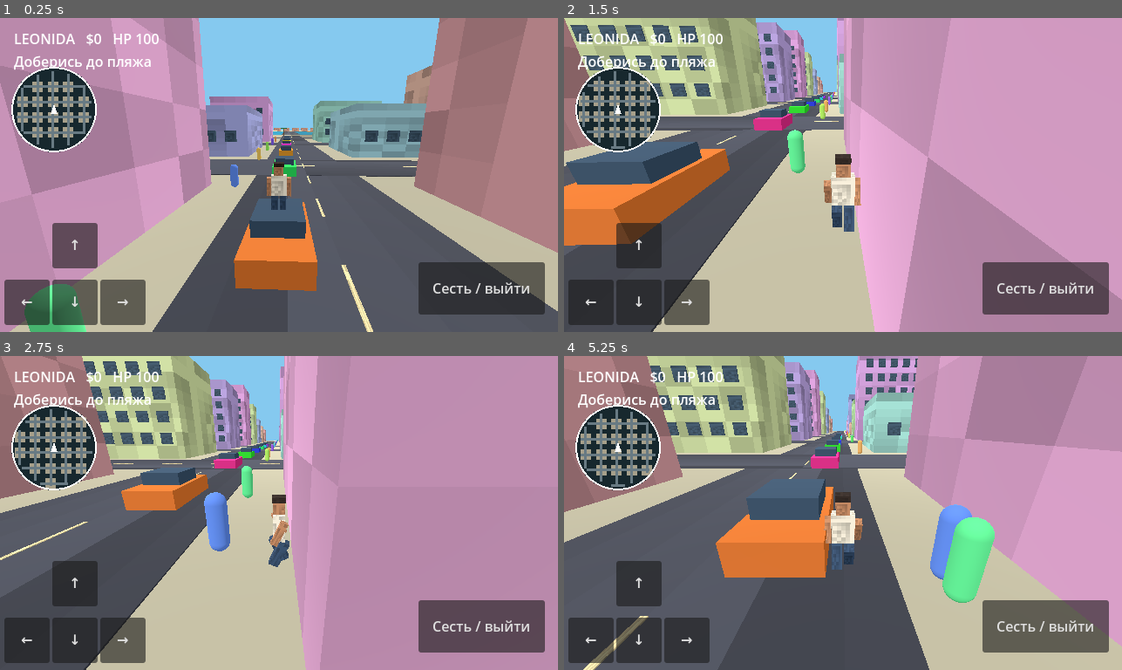
Above: before the commit, frames 1-4 (two rows, left to right).
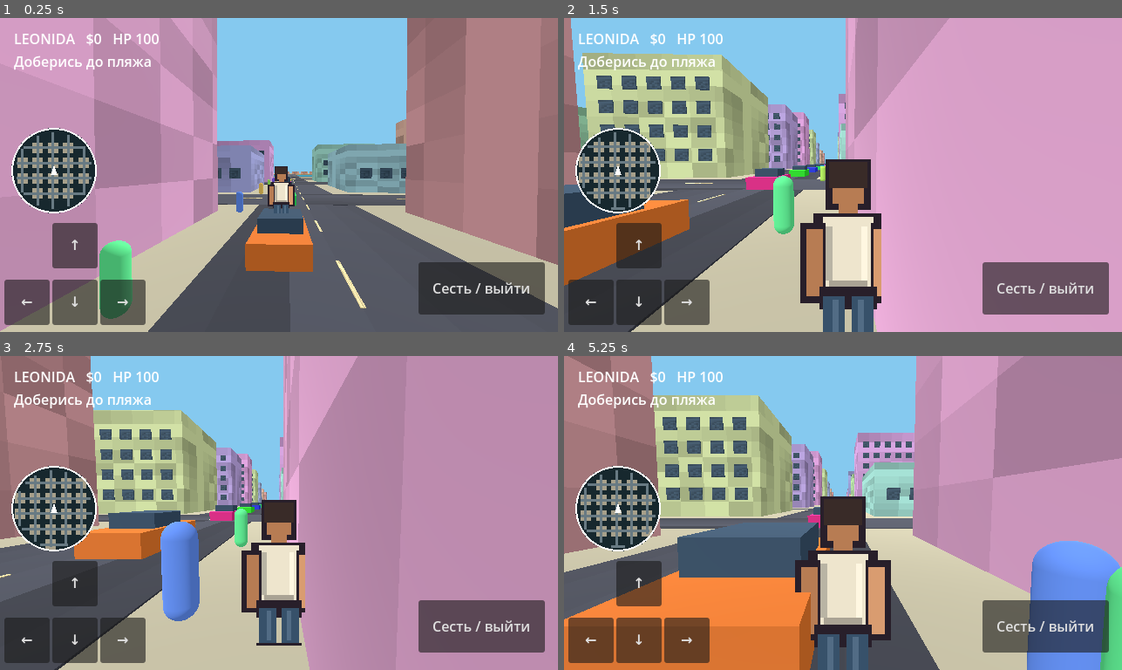
Above: after the commit, the same moments.

Repository: danilkononov1234-lab/GTA6-Pixel-Mobile
Game: Godot game, scene res://main.tscn
Two runs of this game, one before a commit and one after it. Both use one fixed random seed, a clock stepped at 60 frames per second and the inputs below.
Inputs:
- Up to frame 1 (0.25 s): no input
- Up to frame 2 (1.5 s): hold Right (ui_right) 0.53-1.28 s; hold Down (ui_down) from 1.28 s (still down)
- Up to frame 3 (2.75 s): release Down (ui_down) at 2.03 s; hold Right (ui_right) from 2.03 s (still down)
- Up to frame 4 (5.25 s): release Right (ui_right) at 2.78 s; hold Up (ui_up) 2.78-3.53 s; hold Left (ui_left) 3.53-5.03 s; hold Down (ui_down) from 5.03 s (still down)

The runs differ from the first frame. In frame 1, 37% of the frame differs, in the area x 0-100%, y 0-100%; in frame 2, 48%; in frame 3, 32%; in frame 4, 63%.

Commit message:
Replace block avatar with hand-drawn pixel billboard and lower camera

Diff:
--- a/main.gd
+++ b/main.gd
@@ -102,6 +102,7 @@
 	var human := Node3D.new()
 	human.name = "Human"
 	hero = human
+	human.hide()
 	player.add_child(human)
 	for part in [[Vector3(0,0.18,0),Vector3(0.48,0.65,0.28),Color("#eee6d2")],[Vector3(0,0.66,0),Vector3(0.29,0.32,0.29),C …(339 unchanged characters)…
 		var limb := MeshInstance3D.new()
@@ -115,6 +116,13 @@
 		surface.texture_filter = BaseMaterial3D.TEXTURE_FILTER_NEAREST
 		limb.material_override = surface
 		human.add_child(limb)
+	var sprite := Sprite3D.new()
+	sprite.texture = hero_sprite()
+	sprite.texture_filter = BaseMaterial3D.TEXTURE_FILTER_NEAREST
+	sprite.billboard = BaseMaterial3D.BILLBOARD_ENABLED
+	sprite.pixel_size = 0.035
+	sprite.position.y = 0.15
+	player.add_child(sprite)
 	for i in range(12):
 		var car := CharacterBody3D.new()
 		add_child(car)
@@ -145,7 +153,7 @@
 	camera = Camera3D.new()
 	add_child(camera)
 	camera.current = true
-	camera.position = player.position + Vector3(0,2.1,4.5)
+	camera.position = player.position + Vector3(0,1.15,2.8)
 	camera.look_at(player.position)
 	for i in range(24):
 		var npc := Node3D.new()
@@ -171,7 +179,7 @@
 	ui.add_child(label)
 	radar = Radar.new()
 	radar.world = self
-	radar.position = Vector2(12,55)
+	radar.position = Vector2(12,125)
 	radar.size = Vector2(100,100)
 	ui.add_child(radar)
 	for item in [["↑",Vector2(60,235),Vector2(0,-1)],["↓",Vector2(60,300),Vector2(0,1)],["←",Vector2(5,300),Vector2(-1,0)],["→",Vector2(115,300),Vector2(1,0)]]:
@@ -244,8 +252,8 @@
 		stride = 0.0
 	for i in range(3,7):
 		hero.get_child(i).rotation.x = sin(stride) * (0.55 if i % 2 == 0 else -0.55)
-	camera.position = camera.position.lerp(player.position+Vector3(0,2.1,4.5),minf(delta*8,1))
-	camera.look_at(player.position+Vector3(0,0.5,0))
+	camera.position = camera.position.lerp(player.position+Vector3(0,1.15,2.8),minf(delta*8,1))
+	camera.look_at(player.position+Vector3(0,0.9,-2))
 
 func pixel_texture() -> ImageTexture:
 	if textures.has("grain"):
@@ -281,3 +289,15 @@
 				draw_line(center+Vector2(-extent,offset),center+Vector2(extent,offset),Color("#687a83"),3)
 		draw_arc(center,48,0,TAU,48,Color.WHITE,2)
 		draw_colored_polygon(PackedVector2Array([center+Vector2(0,-6),center+Vector2(-4,5),center+Vector2(4,5)]),Color.WHITE)
+
+func hero_sprite() -> ImageTexture:
+	var img := Image.create(40,64,false,Image.FORMAT_RGBA8)
+	img.fill(Color.TRANSPARENT)
+	var outline := Color("#29212b")
+	var skin := Color("#b77c53")
+	var light := Color("#d99c70")
+	var shirt := Color("#eee5cd")
+	var denim := Color("#38516a")
+	for part in [[Rect2i(13,2,14,16),outline],[Rect2i(15,4,10,12),skin],[Rect2i(14,3,12,8),Color("#392c29")],[Rect2i(17,16,6,5),skin],[Rect2i(9,19,22,25),outline],[Rect2i(12,20,16,22),shirt],[Rect2i(5,22,8,25),outline],[Rect2i(27,22,8,25),outline],[Rect2i(7,24,5,21),skin],[Rect2i(28,24,5,21),light],[Rect2i(11,42,18,7),outline],[Rect2i(12,45,7,15),denim],[Rect2i(21,45,7,15),denim],[Rect2i(11,59,9,4),outline],[Rect2i(20,59,9,4),outline],[Rect2i(13,23,2,17),Color("#b9b4a4")],[Rect2i(24,23,2,17),Color("#fff7e1")],[Rect2i(14,40,12,2),Color("#aaa394")],[Rect2i(15,46,2,12),Color("#526c85")],[Rect2i(23,46,2,12),Color("#526c85")]]:
+		img.fill_rect(part[0],part[1])
+	return ImageTexture.create_from_image(img)
